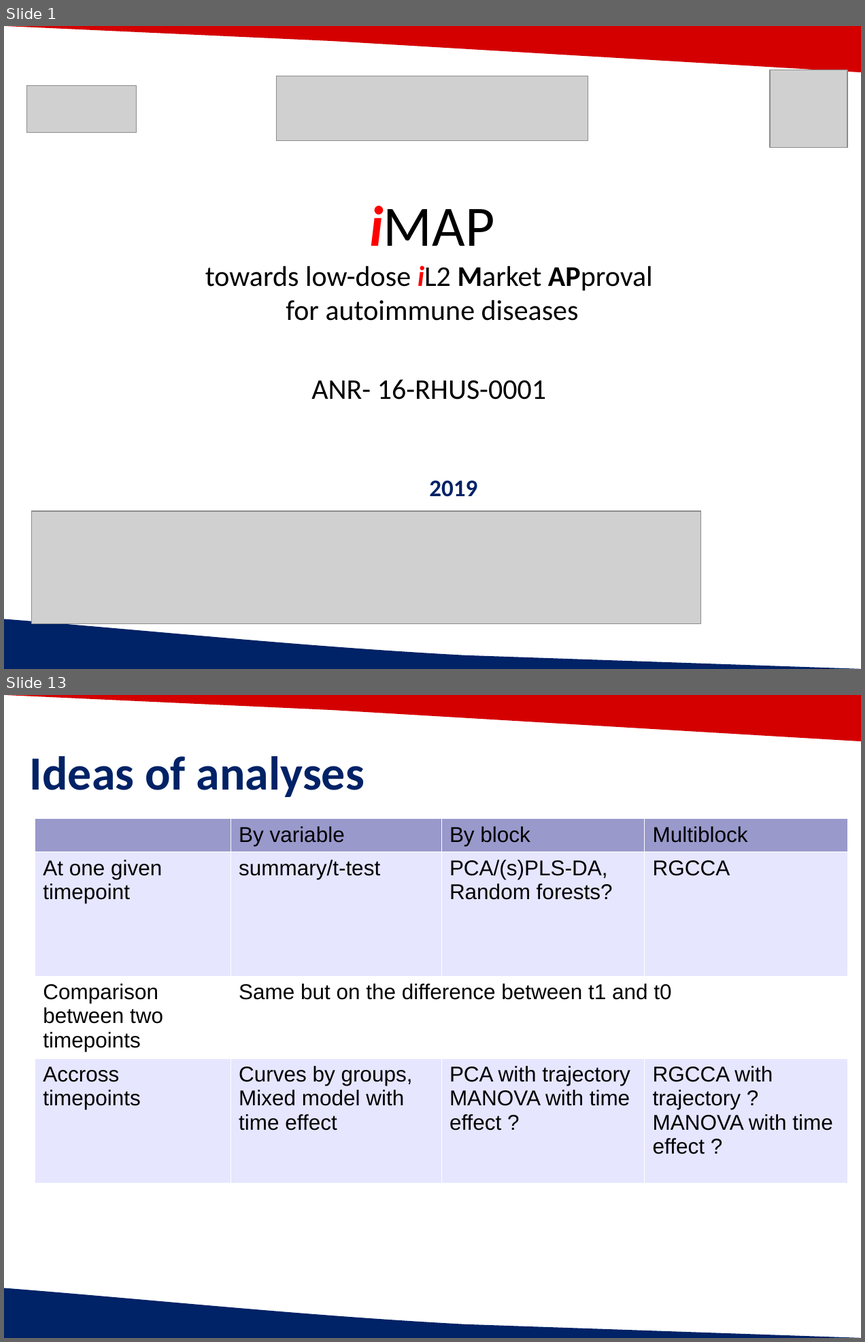
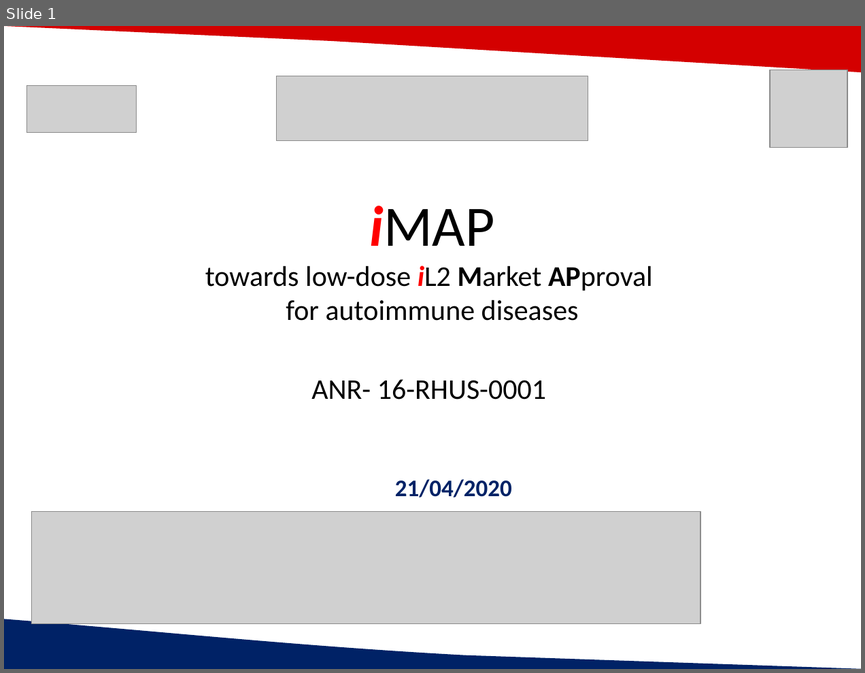
Before and after one commit to Caroline-Peltier/script_bt, a slide deck: pres/IntegrativeAnalysis_ICM_04_21_2020.pptx. Shown one above the other, each under a label of ours: slides 1 and 13 before the commit, slide 1 after it; the slides between them are not shown. The pictures are 865x1342 and 865x673 pixels, drawn with LibreOffice and Linux fonts; fonts in the diff are those of the drawing; grey boxes stand for pictures; background and template pictures are left out. Boxes give left, top, right and bottom in pixels: in the first picture for what was removed or moved away, otherwise in the second. Text is boxed around its words. In the diff, an @@ line names an element or a change of style, - is before the commit and + after.

```diff
--- a/pres/IntegrativeAnalysis_ICM_04_21_2020.pptx
+++ b/pres/IntegrativeAnalysis_ICM_04_21_2020.pptx
@@ slide 13 removed at box(4, 695, 861, 1338), background #FFFFFF; not listed: 2 template elements that a slide beside it also shows @@
@@ text removed at box(30, 756, 364, 797) @@
-Ideas of analyses
@@ table removed at box(35, 818, 847, 1183), 4 rows, 4 columns @@
- | By variable | By block | Multiblock
-At one given timepoint | summary/t-test | PCA/(s)PLS-DA, / Random forests? | RGCCA
-Comparison between two timepoints | Same but on the difference between t1 and t0 |  | 
-Accross timepoints | Curves by groups, / Mixed model with time effect | PCA with trajectory / MANOVA with time effect ? | RGCCA with trajectory ? / MANOVA with time effect ?
@@ slide 1 changed as well @@
@@ text at box(395, 479, 512, 497): text changed @@
-2019
+21/04/2020
```
Also in this commit, not shown: 11 slides added, 12 other slides removed, 1 other file.
